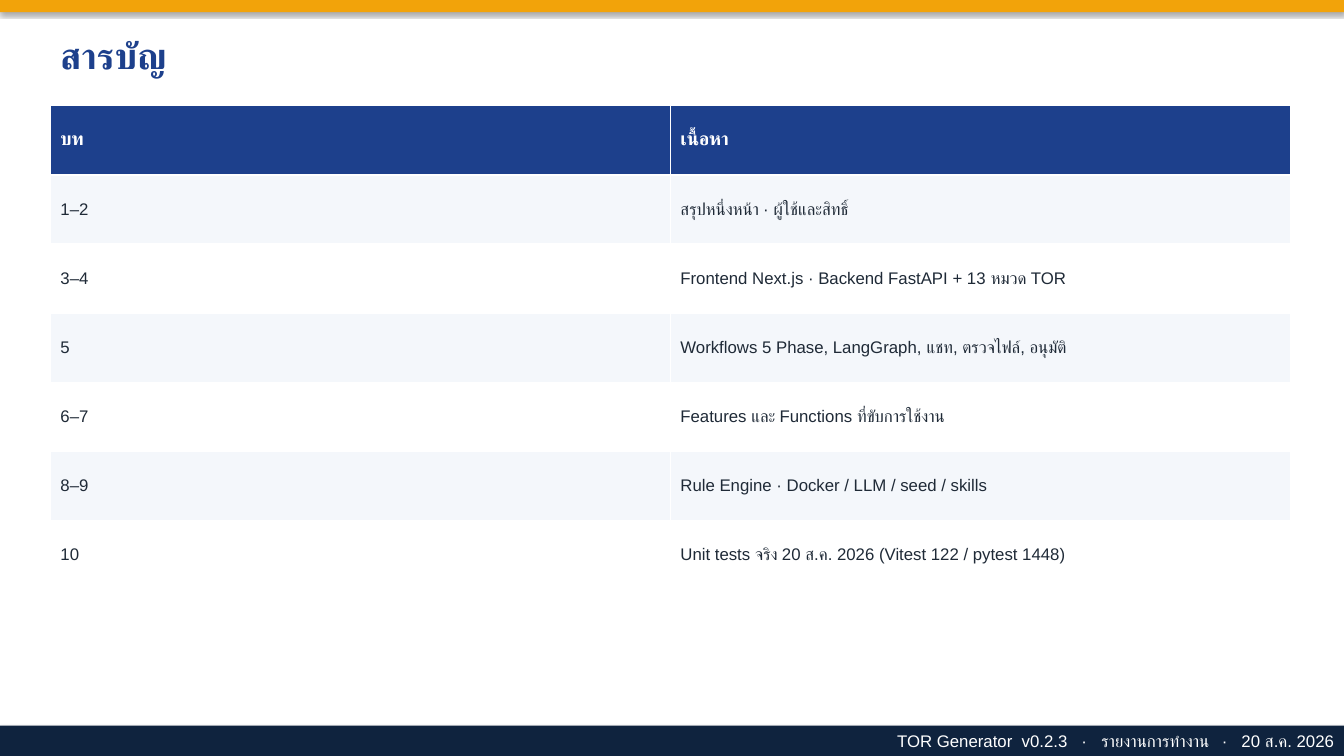
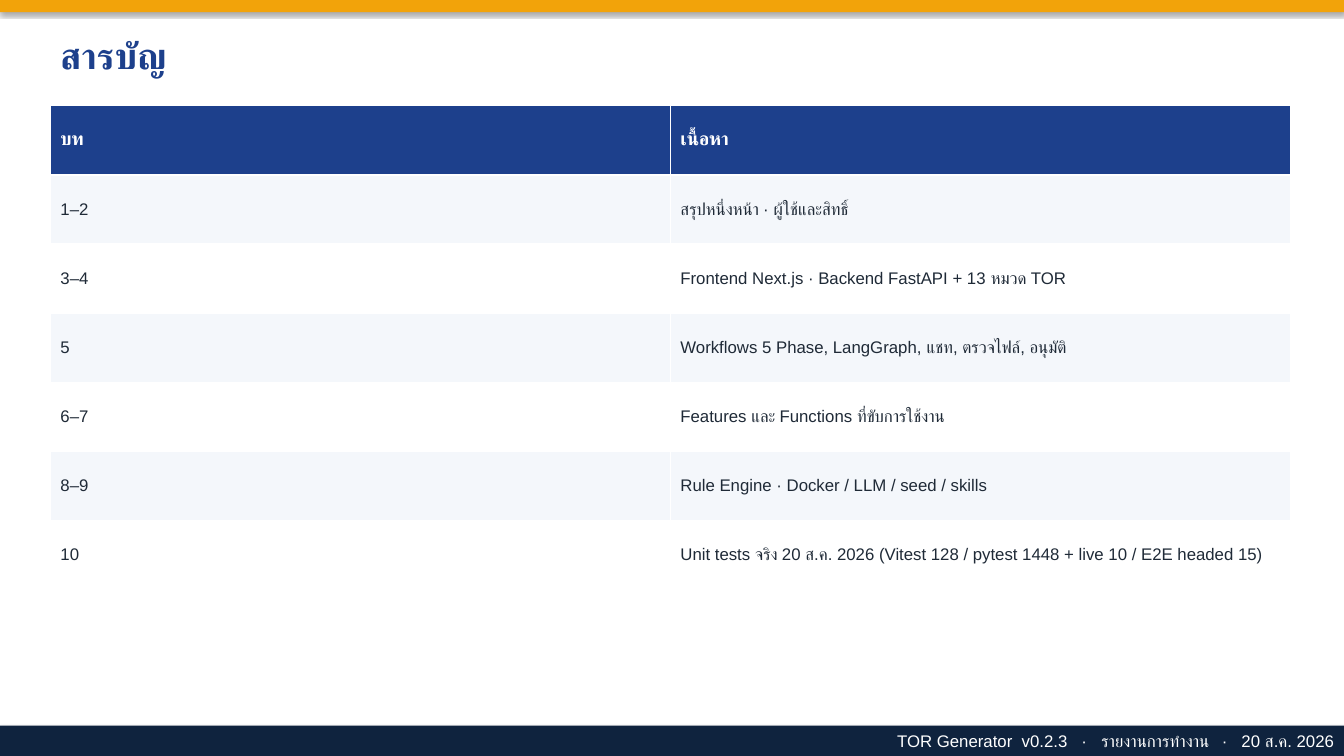
Before and after one commit to chiraleo2000/tor-generator, a slide deck: slide 2 of Discussions/19-APPLICATION_OPERATING_REPORT.pptx. Drawn at 1344x756 pixels with LibreOffice and Linux fonts; fonts in the diff are those of the drawing. Boxes give left, top, right and bottom in pixels: in the first picture for what was removed or moved away, otherwise in the second. Text is boxed around its words. In the diff, an @@ line names an element or a change of style, - is before the commit and + after.

```diff
--- a/Discussions/19-APPLICATION_OPERATING_REPORT.pptx
+++ b/Discussions/19-APPLICATION_OPERATING_REPORT.pptx
@@ table at (50,106,1291,590) @@
-row 7, column 2: Unit tests จริง 20 ส.ค. 2026 (Vitest 122 / pytest 1448)
+row 7, column 2: Unit tests จริง 20 ส.ค. 2026 (Vitest 128 / pytest 1448 + live 10 / E2E headed 15)
```
Also in this commit, not shown: 3 other slides changed, 1 slide added, 5 other files.
